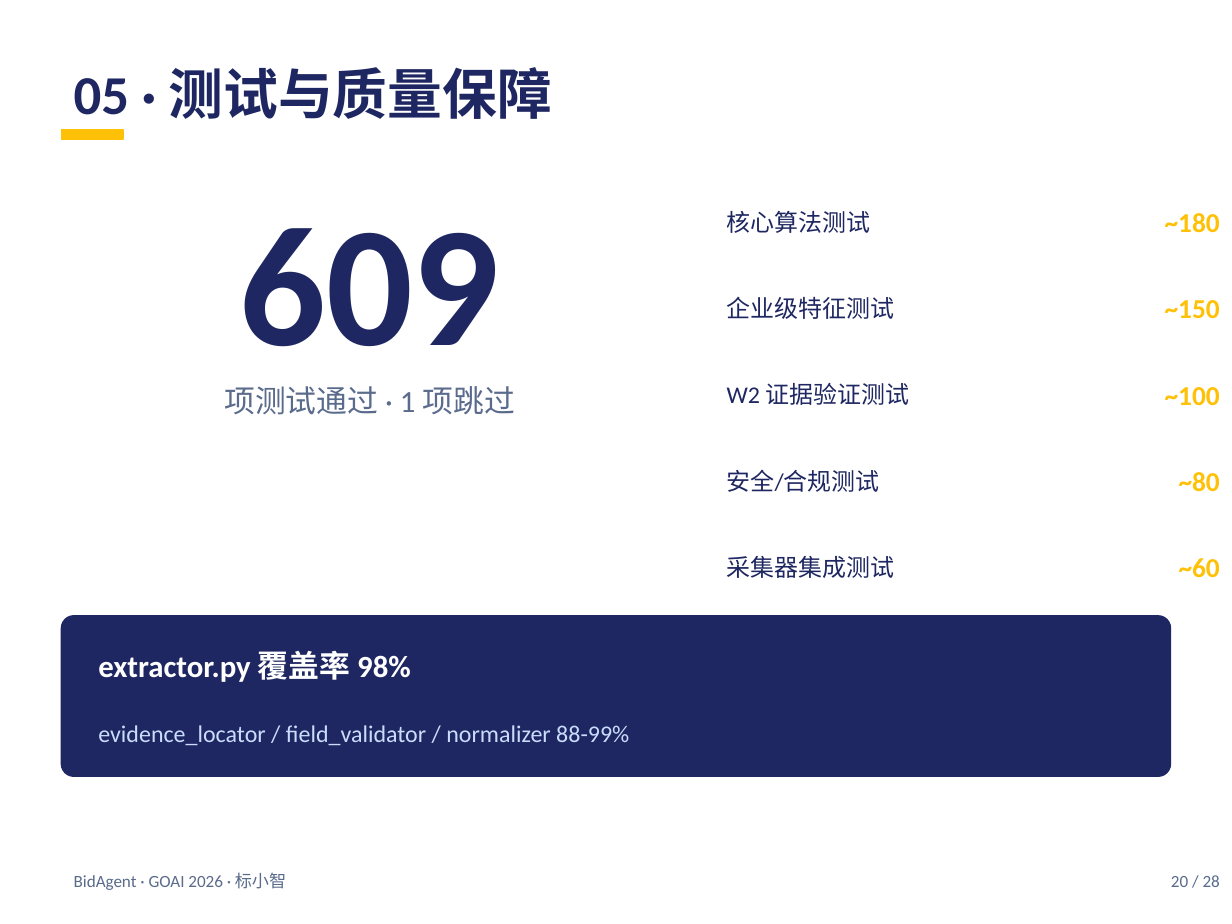
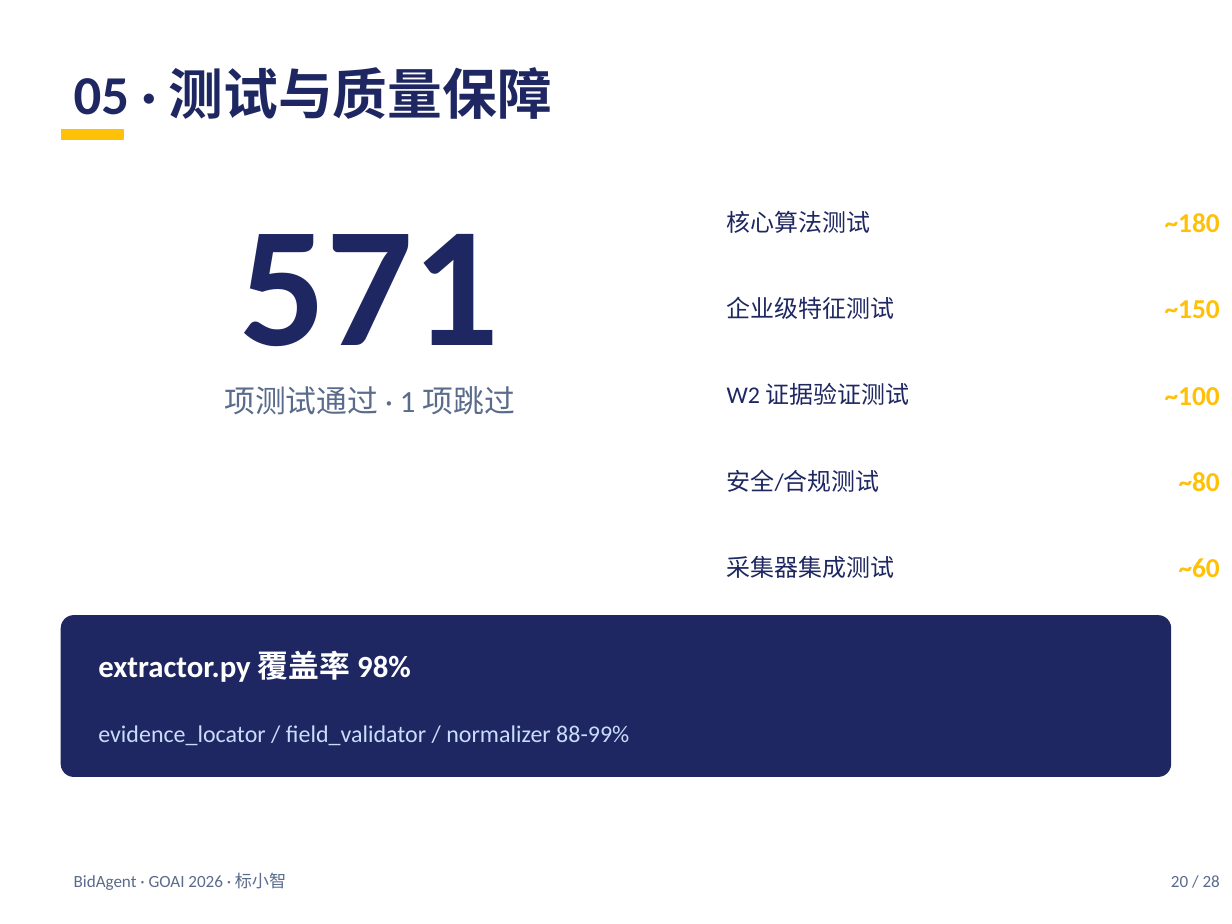
Before and after one commit to tlyyxjz/BidAgent, a slide deck: slide 20 of _w2_report/proposal.pptx. Drawn at 1232x924 pixels with LibreOffice and Linux fonts; fonts in the diff are those of the drawing. Boxes give left, top, right and bottom in pixels: in the first picture for what was removed or moved away, otherwise in the second. Text is boxed around its words. In the diff, an @@ line names an element or a change of style, - is before the commit and + after.

```diff
--- a/_w2_report/proposal.pptx
+++ b/_w2_report/proposal.pptx
@@ text at box(240, 234, 500, 346): text changed @@
-609
+571
```
Also in this commit, not shown: 6 other files.
